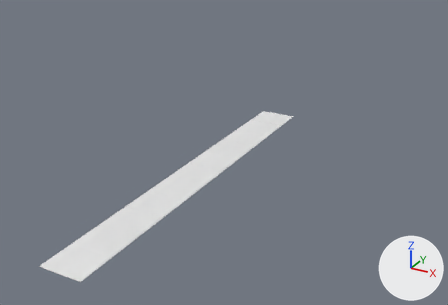
Renders of the Blender file AirPlanes/LandingStrip/landingStrip.blend from each side of a commit.
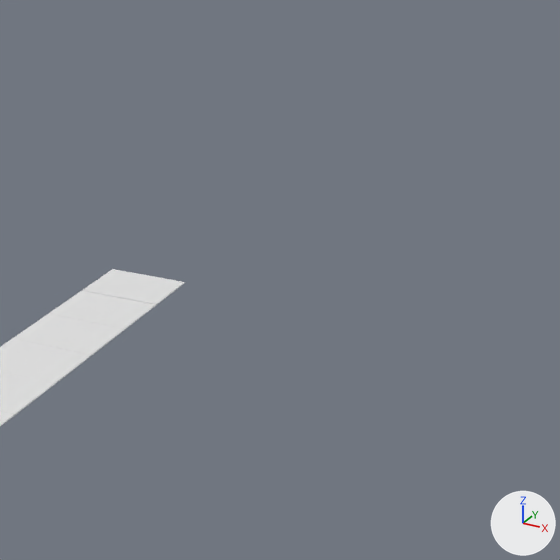
Each version is shown whole from a 50 mm lens placed at (6.81, -7.53, 6.25), pointed at (-1.64, 7.82, -1.43), then close up on the part from 48% to 100% of the width and 0% to 76% of the height. Lighting does not change. The marker at lower right points along +X, +Y and +Z.

The first close-up shows 'p.006', 'p.007', 'p.008', 'p.009', 'p.010'.
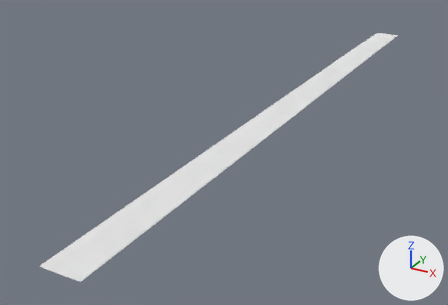
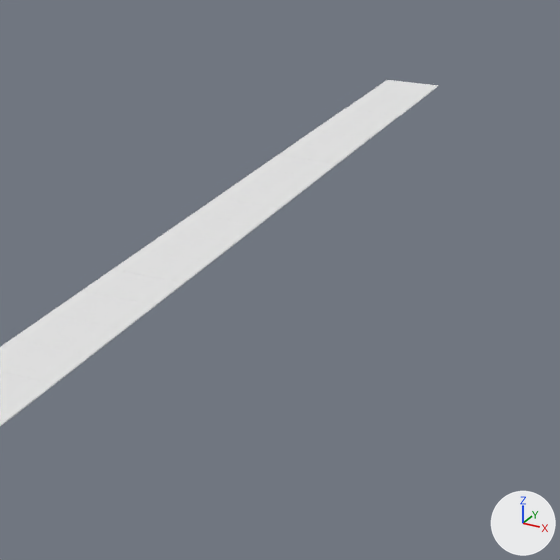
Boxes [x1, y1, x2, y2] around the edits, measured in the close-ups (560 x 560 px):
'p.011', added: after [112, 250, 211, 283]
'p.012', added: after [141, 231, 236, 262]
'p.013', added: after [168, 214, 259, 243]
'p.014', added: after [193, 198, 280, 225]
'p.015', added: after [216, 183, 301, 208]
'p.019', added: after [238, 169, 320, 192]
'p.018', added: after [258, 155, 338, 177]
'p.017', added: after [278, 143, 355, 163]
'p.016', added: after [296, 131, 370, 150]
'p.021', added: after [313, 119, 385, 139]
'p.020', added: after [330, 109, 400, 127]
'p.022', added: after [346, 99, 414, 116]
'p.023', added: after [360, 89, 427, 105]
'p.024', added: after [375, 80, 439, 95]

The change, as a diff of the scene's bpy script:
```diff
--- a/AirPlanes/LandingStrip/landingStrip.blend.py
+++ b/AirPlanes/LandingStrip/landingStrip.blend.py
@@ ob_p_011 @@
+ob_p_011 = bpy.data.objects.new('p.011', me_cube_018)  # a box spanning x -1.0..1.0, y -1.0..1.0, z -1.0..1.0; in mat_p9 (its picture is missing)
+ob_p_011.location = (-0.03, 8.58, 0.0)
+ob_p_011.scale = (0.475, 0.416, 0.00495)
@@ ob_p_012 @@
+ob_p_012 = bpy.data.objects.new('p.012', me_cube_019)  # a box spanning x -1.0..1.0, y -1.0..1.0, z -1.0..1.0; in mat_p3 (its picture is missing)
+ob_p_012.location = (-0.03, 9.42, 0.0)
+ob_p_012.scale = (0.475, 0.416, 0.00495)
@@ ob_p_013 @@
+ob_p_013 = bpy.data.objects.new('p.013', me_cube_020)  # a box spanning x -1.0..1.0, y -1.0..1.0, z -1.0..1.0; in mat_p13 (its picture is missing)
+ob_p_013.location = (-0.03, 10.25, 0.0)
+ob_p_013.scale = (0.475, 0.416, 0.00495)
@@ ob_p_014 @@
+ob_p_014 = bpy.data.objects.new('p.014', me_cube_021)  # a box spanning x -1.0..1.0, y -1.0..1.0, z -1.0..1.0; in mat_p13 (its picture is missing)
+ob_p_014.location = (-0.03, 11.09, 0.0)
+ob_p_014.scale = (0.475, 0.416, 0.00495)
@@ ob_p_015 @@
+ob_p_015 = bpy.data.objects.new('p.015', me_cube_022)  # a box spanning x -1.0..1.0, y -1.0..1.0, z -1.0..1.0; in mat_p3 (its picture is missing)
+ob_p_015.location = (-0.03, 11.93, 0.0)
+ob_p_015.scale = (0.475, 0.416, 0.00495)
@@ ob_p_016 @@
+ob_p_016 = bpy.data.objects.new('p.016', me_cube_023)  # a box spanning x -1.0..1.0, y -1.0..1.0, z -1.0..1.0; in mat_p3 (its picture is missing)
+ob_p_016.location = (-0.03, 15.27, 0.0)
+ob_p_016.scale = (0.475, 0.416, 0.00495)
@@ ob_p_017 @@
+ob_p_017 = bpy.data.objects.new('p.017', me_cube_024)  # a box spanning x -1.0..1.0, y -1.0..1.0, z -1.0..1.0; in mat_p9 (its picture is missing)
+ob_p_017.location = (-0.03, 14.44, 0.0)
+ob_p_017.scale = (0.475, 0.416, 0.00495)
@@ ob_p_018 @@
+ob_p_018 = bpy.data.objects.new('p.018', me_cube_025)  # a box spanning x -1.0..1.0, y -1.0..1.0, z -1.0..1.0; in mat_p3 (its picture is missing)
+ob_p_018.location = (-0.03, 13.6, 0.0)
+ob_p_018.scale = (0.475, 0.416, 0.00495)
@@ ob_p_019 @@
+ob_p_019 = bpy.data.objects.new('p.019', me_cube_026)  # a box spanning x -1.0..1.0, y -1.0..1.0, z -1.0..1.0; in mat_p9 (its picture is missing)
+ob_p_019.location = (-0.03, 12.76, 0.0)
+ob_p_019.scale = (0.475, 0.416, 0.00495)
@@ ob_p_020 @@
+ob_p_020 = bpy.data.objects.new('p.020', me_cube_027)  # a box spanning x -1.0..1.0, y -1.0..1.0, z -1.0..1.0; in mat_p3 (its picture is missing)
+ob_p_020.location = (-0.03, 16.94, 0.0)
+ob_p_020.scale = (0.475, 0.416, 0.00495)
@@ ob_p_021 @@
+ob_p_021 = bpy.data.objects.new('p.021', me_cube_028)  # a box spanning x -1.0..1.0, y -1.0..1.0, z -1.0..1.0; in mat_p7 (its picture is missing)
+ob_p_021.location = (-0.03, 16.11, 0.0)
+ob_p_021.scale = (0.475, 0.416, 0.00495)
@@ ob_p_022 @@
+ob_p_022 = bpy.data.objects.new('p.022', me_cube_029)  # a box spanning x -1.0..1.0, y -1.0..1.0, z -1.0..1.0; in mat_p2 (its picture is missing)
+ob_p_022.location = (-0.02, 17.77, 0.0)
+ob_p_022.rotation_euler = (0.0, 0.0, 3.142)  # degrees (0, 0, 180)
+ob_p_022.scale = (0.475, 0.416, 0.00495)
@@ ob_p_023 @@
+ob_p_023 = bpy.data.objects.new('p.023', me_cube_030)  # a box spanning x -1.0..1.0, y -1.0..1.0, z -1.0..1.0; in mat_p1 (its picture is missing)
+ob_p_023.location = (-0.02, 18.6, 0.0)
+ob_p_023.rotation_euler = (0.0, 0.0, 3.142)  # degrees (0, 0, 180)
+ob_p_023.scale = (0.475, 0.416, 0.00495)
@@ ob_p_024 @@
+ob_p_024 = bpy.data.objects.new('p.024', me_cube.copy())  # the mesh of ob_p
+ob_p_024.location = (-0.02, 19.44, 0.0)
+ob_p_024.rotation_euler = (0.0, 0.0, 3.142)  # degrees (0, 0, 180)
+ob_p_024.scale = (0.475, 0.416, 0.00495)
```
